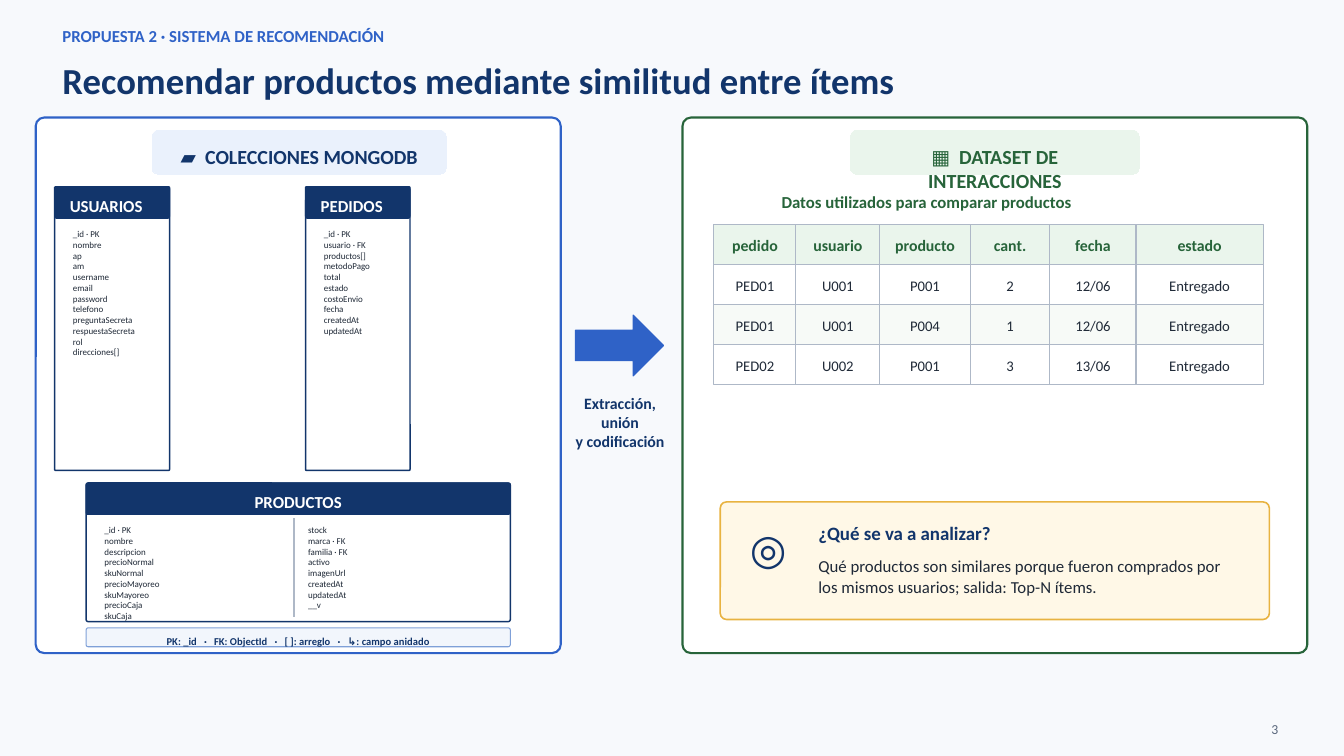
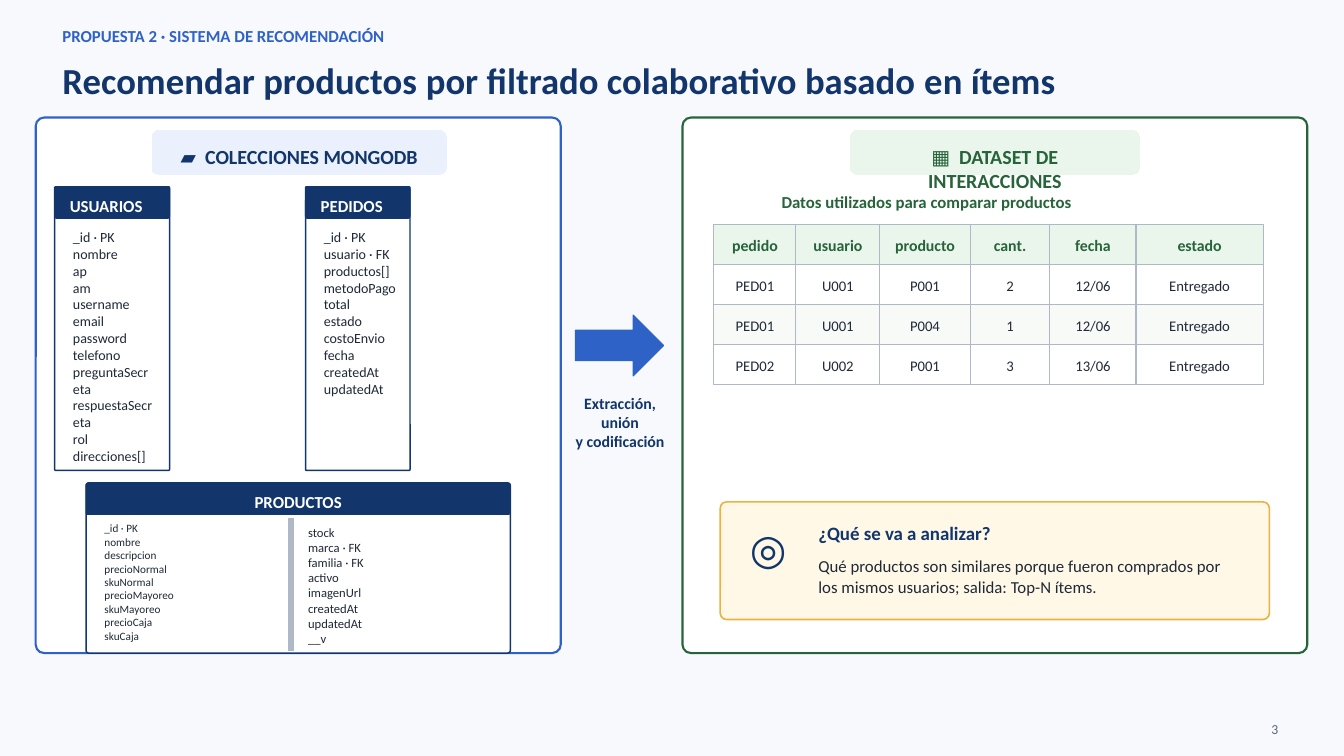
Before and after one commit to Oscar-David-Dela-Cruz-Hdez/pryBinaBack, a slide deck: slide 4 of outputs/Propuestas_analitica_Distribuidora_Panamericana_campos_completos.pptx (slide 3 before the commit). Drawn at 1344x756 pixels with LibreOffice and Linux fonts; fonts in the diff are those of the drawing. Boxes give left, top, right and bottom in pixels: in the first picture for what was removed or moved away, otherwise in the second. Text is boxed around its words. In the diff, an @@ line names an element or a change of style, - is before the commit and + after.

```diff
--- a/outputs/Propuestas_analitica_Distribuidora_Panamericana_campos_completos.pptx
+++ b/outputs/Propuestas_analitica_Distribuidora_Panamericana_campos_completos.pptx
@@ text at [62, 68, 1055, 100]: text changed @@
-Recomendar productos mediante similitud entre ítems
+Recomendar productos por filtrado colaborativo basado en ítems
@@ text "_id · PK" at [73, 232, 146, 463]: size 6.4 to 10 pt @@
@@ text "_id · PK" at [324, 232, 396, 397]: size 6.4 to 10 pt @@
@@ rounded rectangle: place and size @@
-rounded rectangle at [86, 483, 510, 622]
+rounded rectangle at [86, 483, 510, 653]
@@ text "_id · PK" at [104, 524, 173, 642]: size 6.4 to 8 pt @@
@@ rectangle: place and size @@
-rectangle at [294, 519, 295, 617]
+rectangle at [289, 519, 294, 651]
@@ rectangle at [289, 519, 294, 651]: mirrored @@
@@ text "stock" at [308, 528, 363, 630]: size 6.4 to 9 pt @@
@@ rounded rectangle removed at [86, 628, 510, 647] @@
@@ text removed at [167, 637, 430, 647] @@
-PK: _id · FK: ObjectId · [ ]: arreglo · ↳: campo anidado
```
Also in this commit, not shown: 1 other slide changed, 2 slides added, 31 other files.
